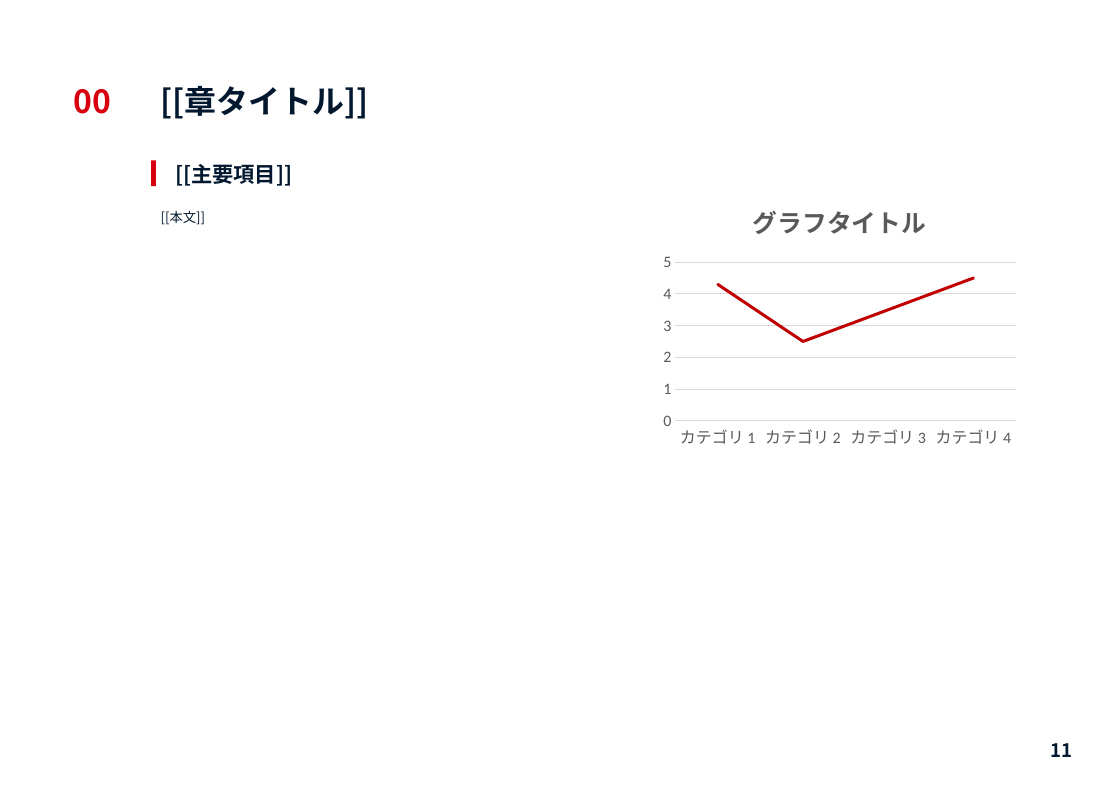
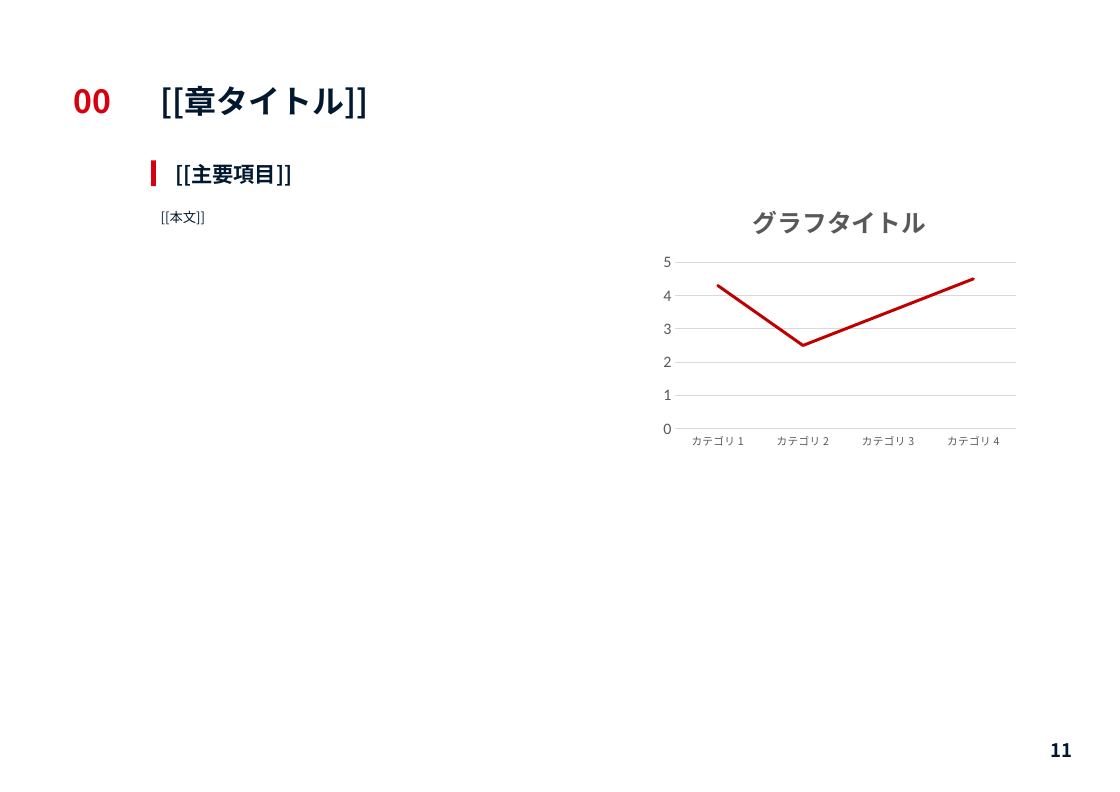
Before and after one commit to kazuya-reds/w3-autoslide, a slide deck: slide 12 of 資料作成テンプレート_A4横.pptx. Drawn at 1120x792 pixels with LibreOffice and Linux fonts; fonts in the diff are those of the drawing; background and template pictures are left out. Boxes give left, top, right and bottom in pixels: in the first picture for what was removed or moved away, otherwise in the second. Text is boxed around its words. In the diff, an @@ line names an element or a change of style, - is before the commit and + after.

```diff
--- a/資料作成テンプレート_A4横.pptx
+++ b/資料作成テンプレート_A4横.pptx
@@ line chart at [656,186,1024,454] @@
@@ category axis changed @@
```
Also in this commit, not shown: 1 other slide changed.
